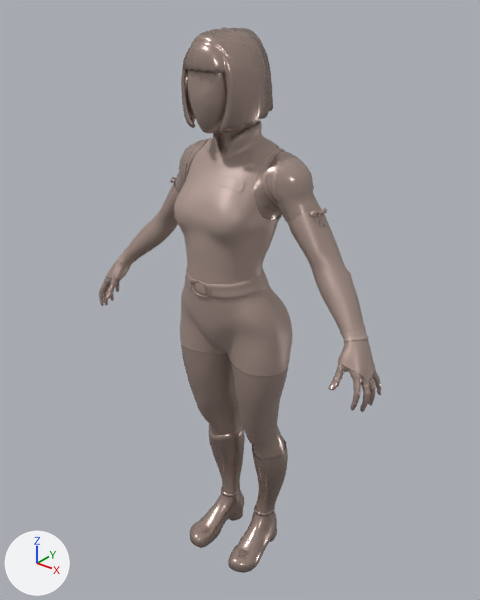
Before and after pictures for a commit that changed the FBX model Assets/Art/Robot/LowPoly.fbx.
Before and after are seen from a 50 mm camera at (1.129, -1.368, 1.808) aimed at (-0.007, 0.052, 0.927). Arrows for +X, +Y and +Z are at lower left; the lights stay in place. The picture after the commit comes second. Where no turn or scale is listed for an object, it has been applied to the vertices.

The first picture shows 'ArmStraps.002', 'ArmStrip1.002', 'ArmStrip2.002', 'ArmsClothes.002', 'Belt.002', 'Belt2.002', 'Body.002', 'Boots.005', 'Boots.006', 'Clothes.003', 'Cube.001', 'Hair_Retopo.002', 'Lace.003'.
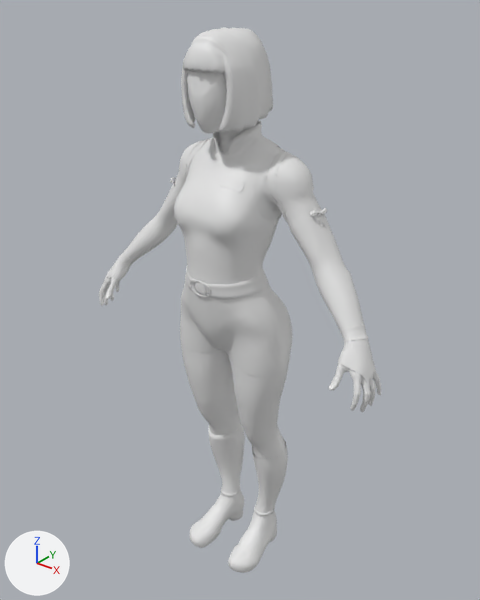
Patch to the scene script:
```diff
--- a/Assets/Art/Robot/LowPoly.fbx.py
+++ b/Assets/Art/Robot/LowPoly.fbx.py
@@ mat_arms @@
 mat_arms = principled_material('Arms')
-mat_arms.base_color = (0.445, 0.332, 0.292)  # beige #b29c93
+mat_arms.base_color = (0.8, 0.8, 0.8)  # white #e7e7e7
 mat_arms.metallic = 0.447
@@ mat_hair @@
 mat_hair = principled_material('Hair')
-mat_hair.base_color = (0.445, 0.332, 0.292)  # beige #b29c93
-mat_hair.metallic = 0.723
+mat_hair.base_color = (0.8, 0.8, 0.8)  # white #e7e7e7
 mat_hair.roughness = 0.244
@@ mat_torso @@
+mat_torso = principled_material('Torso')
+mat_torso.base_color = (0.8, 0.8, 0.8)  # white #e7e7e7
@@ mat_body @@
+mat_body = principled_material('Body')
+mat_body.base_color = (0.8, 0.8, 0.8)  # white #e7e7e7
@@ me_torus_004 @@
 me_torus_004.from_pydata(...)  # 448 vertices, 416 faces; spans x -0.0369..0.0369, y -0.1391..-0.13, z 1.0125..1.0609
-me_torus_004.materials.append(mat_clothes)  # beige #b29c93
+me_torus_004.materials.append(mat_torso)  # white #e7e7e7
@@ me_cube_004 @@
 me_cube_004.from_pydata(...)  # 248 vertices, 224 faces; spans x -0.0351..0.0331, y -0.0154..0.0201, z -0.0204..0.015
-me_cube_004.materials.append(mat_clothes)  # beige #b29c93
+me_cube_004.materials.append(mat_torso)  # white #e7e7e7
@@ me_mesh_025 @@
 me_mesh_025.from_pydata(...)  # 11758 vertices, 11690 faces; spans x -0.507..0.507, y -0.131..0.144, z 0.379..1.69
-me_mesh_025.materials.append(mat_base)  # beige #b29c93
+me_mesh_025.materials.append(mat_body)  # white #e7e7e7
@@ me_mesh_028 @@
 me_mesh_028.from_pydata(...)  # 3064 vertices, 2976 faces; spans x -0.191..0.192, y -0.134..0.141, z 0.767..1.465
-me_mesh_028.materials.append(mat_clothes)  # beige #b29c93
+me_mesh_028.materials.append(mat_torso)  # white #e7e7e7
@@ me_plane_003 @@
 me_plane_003.from_pydata(...)  # 864 vertices, 864 faces; spans x -0.131..0.131, y -0.137..0.073, z 1.016..1.069
-me_plane_003.materials.append(mat_clothes)  # beige #b29c93
+me_plane_003.materials.append(mat_torso)  # white #e7e7e7
```

Location of each change, [x1, y1, x2, y2] in pixels of the pictures (480 x 600 px):
'Clothes.003', recoloured (beige to white)
    both: [174, 121, 293, 376]
'Body.002', recoloured
    both: [99, 71, 381, 459]
'ArmsClothes.002', recoloured
    both: [105, 179, 375, 388]
'Boots.005', recoloured, surface changed (beige to white)
    both: [190, 424, 288, 573]
'Hair_Retopo.002', recoloured, surface changed (beige to white)
    both: [181, 27, 273, 133]
'Belt.002', recoloured (beige to white)
    both: [185, 267, 268, 299]
'ArmStraps.002', recoloured
    both: [119, 248, 368, 342]
'ArmStrip1.002', recoloured
    both: [185, 138, 289, 223]
'ArmStrip2.002', recoloured
    both: [182, 139, 290, 222]
'Cube.001', recoloured (beige to white)
    both: [220, 176, 245, 192]
'Boots.006', recoloured, surface changed
    both: [221, 485, 275, 516]
'Belt2.002', recoloured
    both: [190, 280, 211, 297]
'Lace.003', recoloured
    both: [170, 177, 327, 227]
